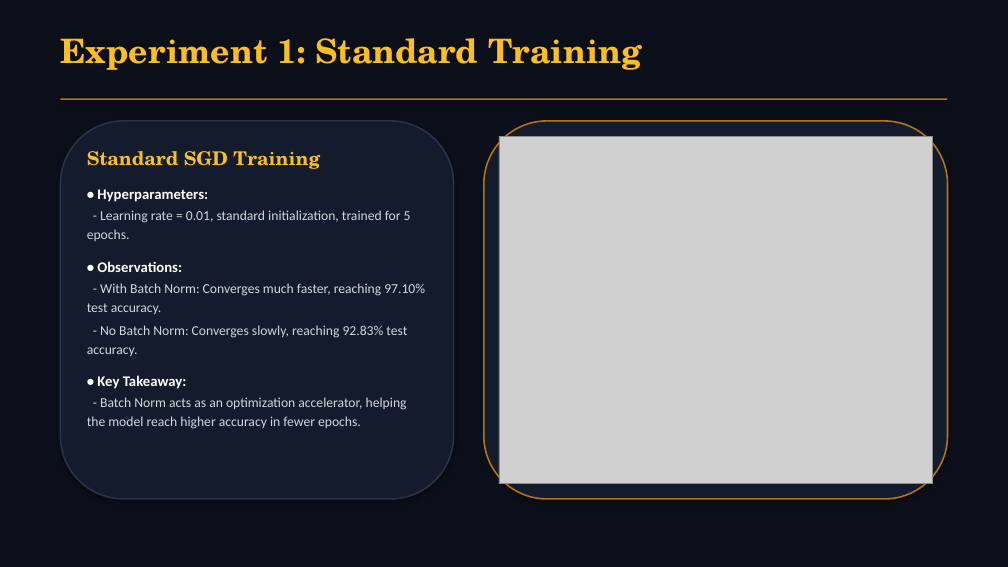
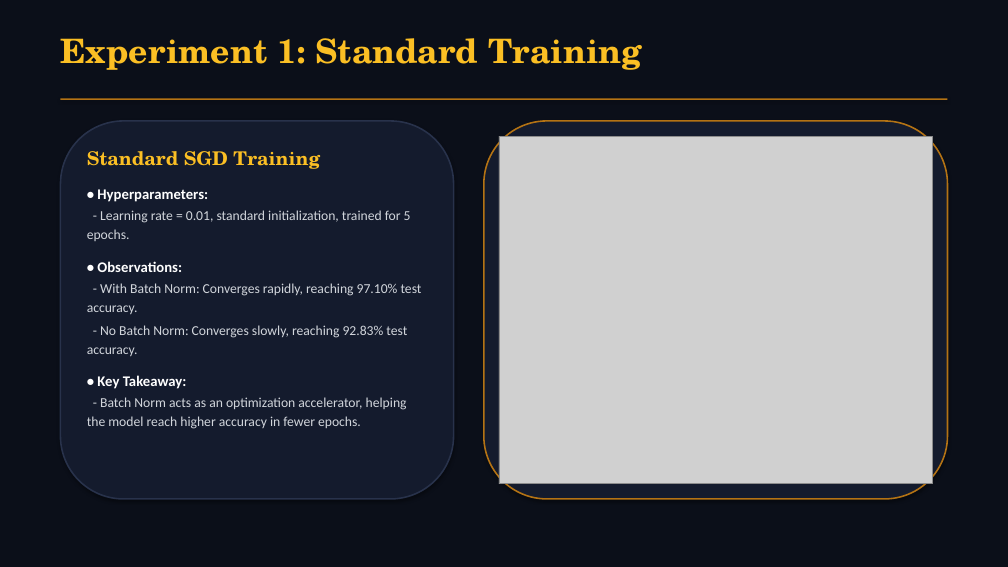
Before and after one commit to WhySeriousKaif/CNN-Group-3-Project, a slide deck: slide 9 of presentation.pptx. Drawn at 1008x567 pixels with LibreOffice and Linux fonts; fonts in the diff are those of the drawing; grey boxes stand for pictures. Boxes give left, top, right and bottom in pixels: in the first picture for what was removed or moved away, otherwise in the second. Text is boxed around its words. In the diff, an @@ line names an element or a change of style, - is before the commit and + after.

```diff
--- a/presentation.pptx
+++ b/presentation.pptx
@@ text at [87,283,422,314]: text changed @@
-- With Batch Norm: Converges much faster, reaching 97.10% test accuracy.
+- With Batch Norm: Converges rapidly, reaching 97.10% test accuracy.
```
Also in this commit, not shown: 13 other slides changed, 1 slide added, 1 slide removed, 1 other file.
